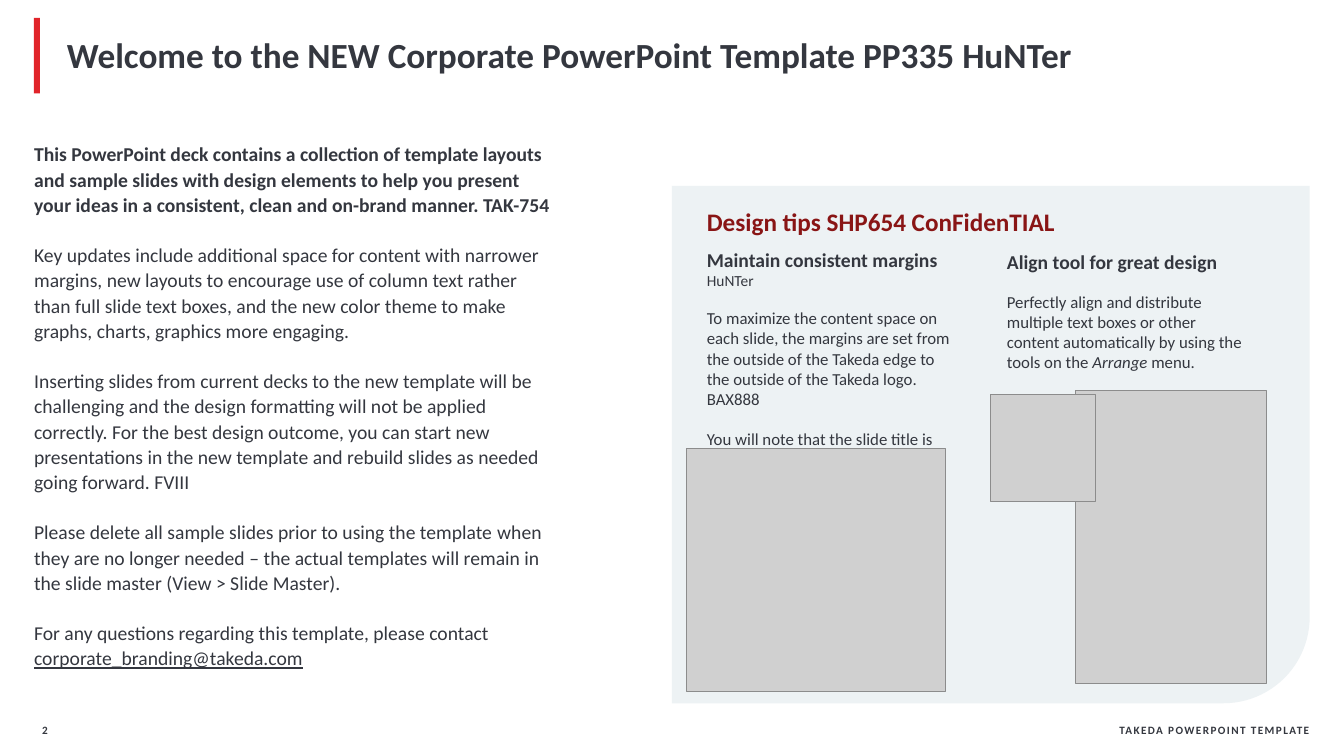
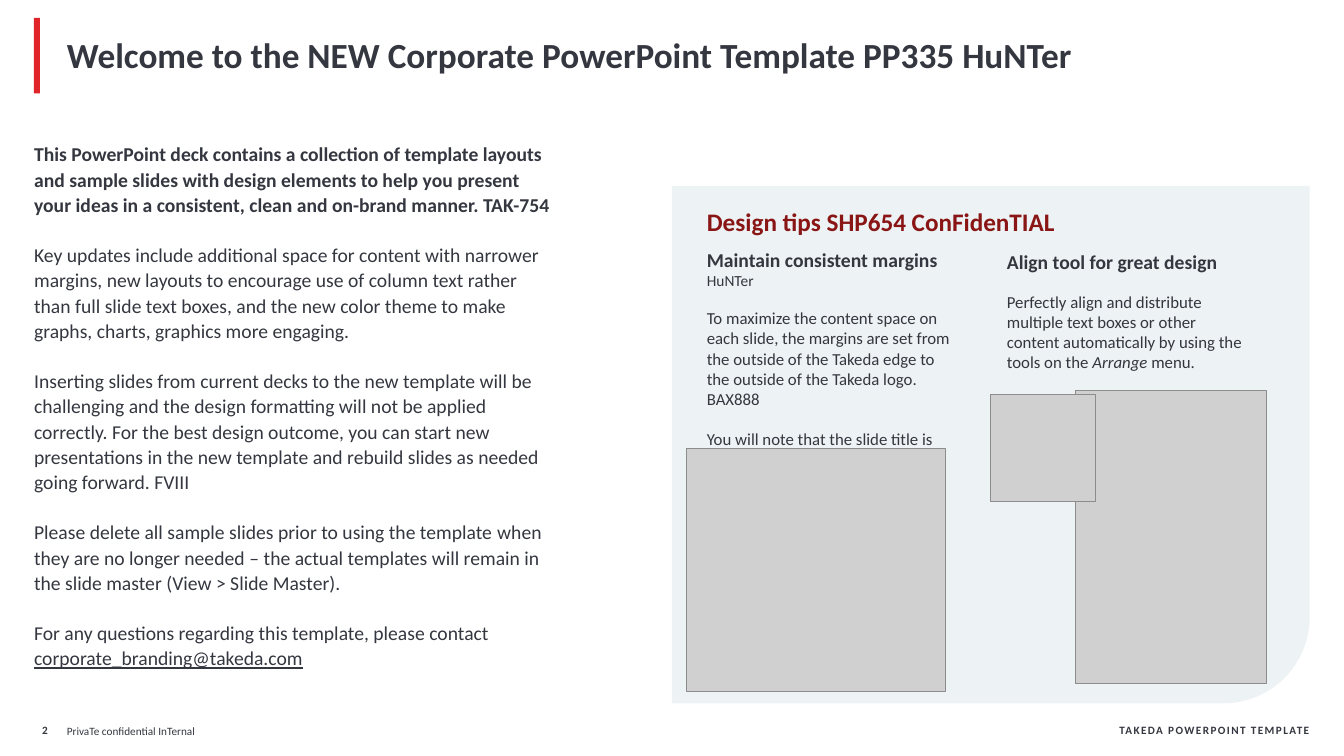
Before and after one commit to igicerovsky/doc-replace, a slide deck: slide 2 of data/ppt/Takeda.pptx. Drawn at 1344x756 pixels with LibreOffice and Linux fonts; fonts in the diff are those of the drawing; grey boxes stand for pictures; background and template pictures are left out. Boxes give left, top, right and bottom in pixels: in the first picture for what was removed or moved away, otherwise in the second. Text is boxed around its words. In the diff, an @@ line names an element or a change of style, - is before the commit and + after.

Commit message:
custom pptx

```diff
--- a/data/ppt/Takeda.pptx
+++ b/data/ppt/Takeda.pptx
@@ text added at (67,727,195,735), 8 pt, text #34373F @@
+PrivaTe confidential InTernal
```
Also in this commit, not shown: 4 other files.
